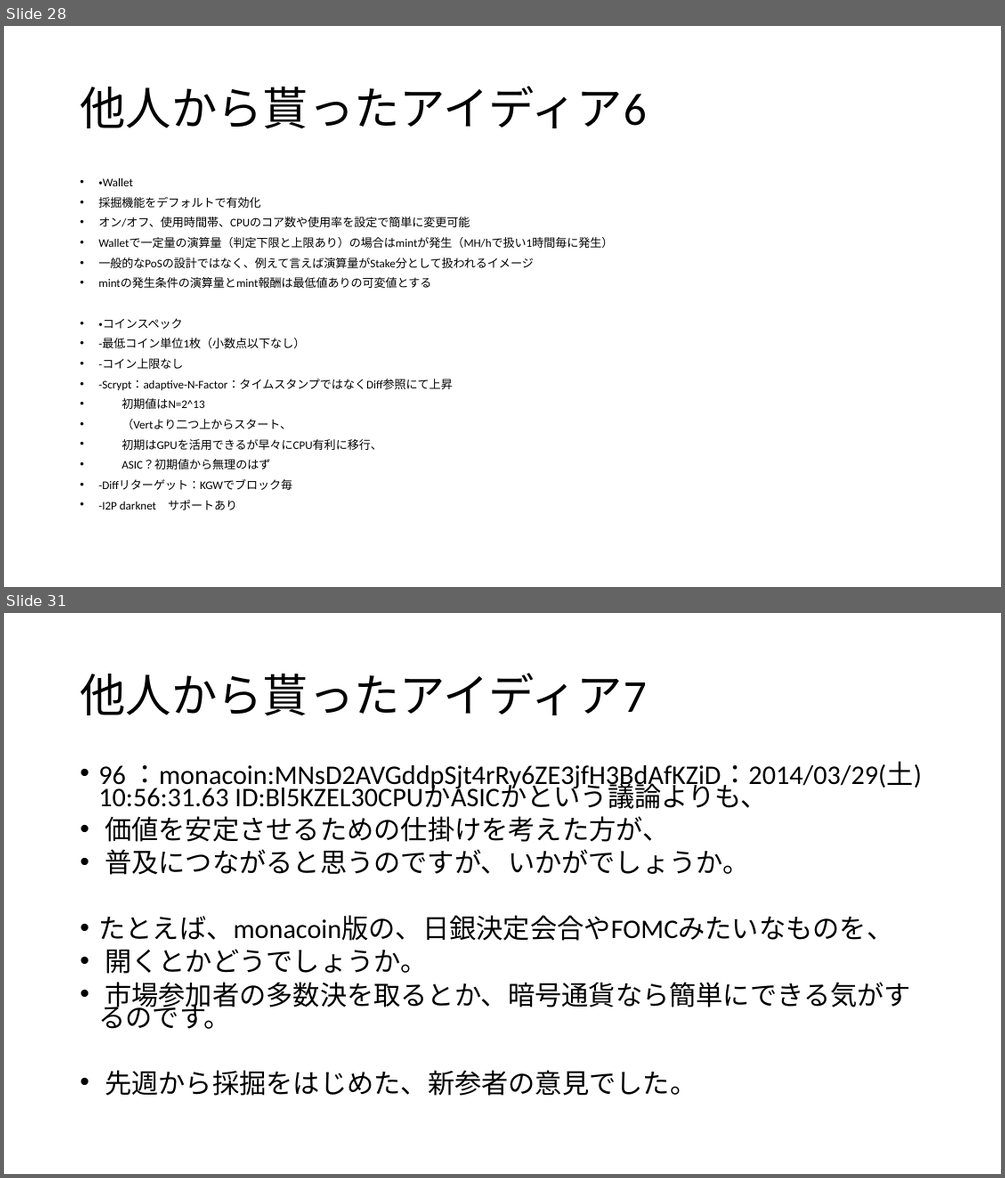
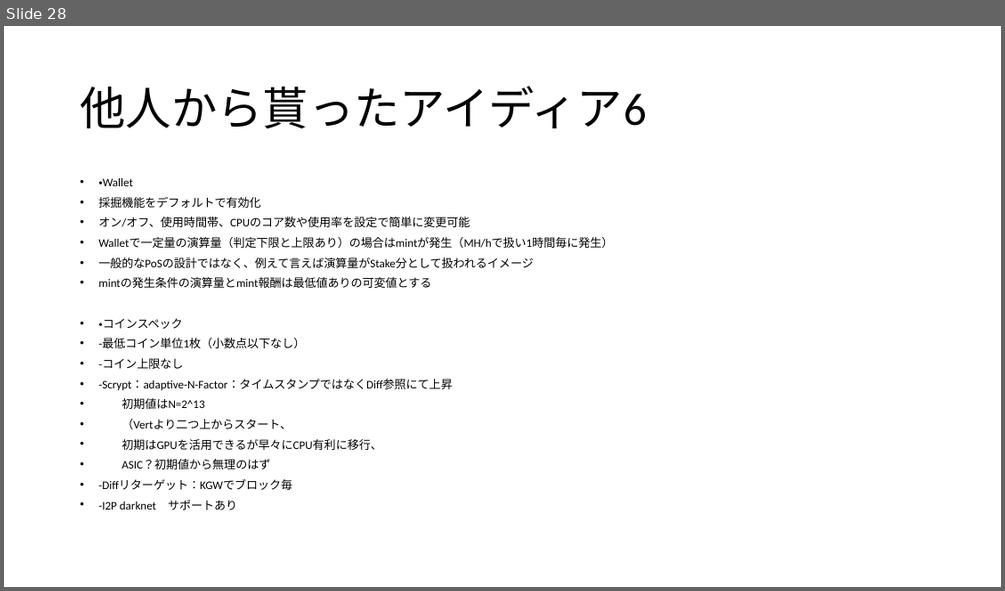
Before and after one commit to pizyumi/CREA, a slide deck: CREA2014/CREACOIN.pptx. Shown one above the other, each under a label of ours: slides 28 and 31 before the commit, slide 28 after it; the slides between them are not shown. The pictures are 1005x1178 and 1005x591 pixels, drawn with LibreOffice and Linux fonts; fonts in the diff are those of the drawing. Boxes give left, top, right and bottom in pixels: in the first picture for what was removed or moved away, otherwise in the second. Text is boxed around its words. In the diff, an @@ line names an element or a change of style, - is before the commit and + after.

```diff
--- a/CREA2014/CREACOIN.pptx
+++ b/CREA2014/CREACOIN.pptx
@@ slide 31 removed at [4, 613, 1001, 1174], background #FFFFFF @@
@@ title removed at [80, 673, 646, 715] @@
-他人から貰ったアイディア7
@@ text removed at [98, 761, 922, 1095] @@
-• 96 ：monacoin:MNsD2AVGddpSjt4rRy6ZE3jfH3BdAfKZiD：2014/03/29(土) 10:56:31.63 ID:Bl5KZEL30CPUかASICかという議論よりも、
-• 価値を安定させるための仕掛けを考えた方が、
-• 普及につながると思うのですが、いかがでしょうか。
-• たとえば、monacoin版の、日銀決定会合やFOMCみたいなものを、
-• 開くとかどうでしょうか。
-• 市場参加者の多数決を取るとか、暗号通貨なら簡単にできる気がするのです。
-• 先週から採掘をはじめた、新参者の意見でした。
```
Also in this commit, not shown: 4 slides changed, 4 other files.
